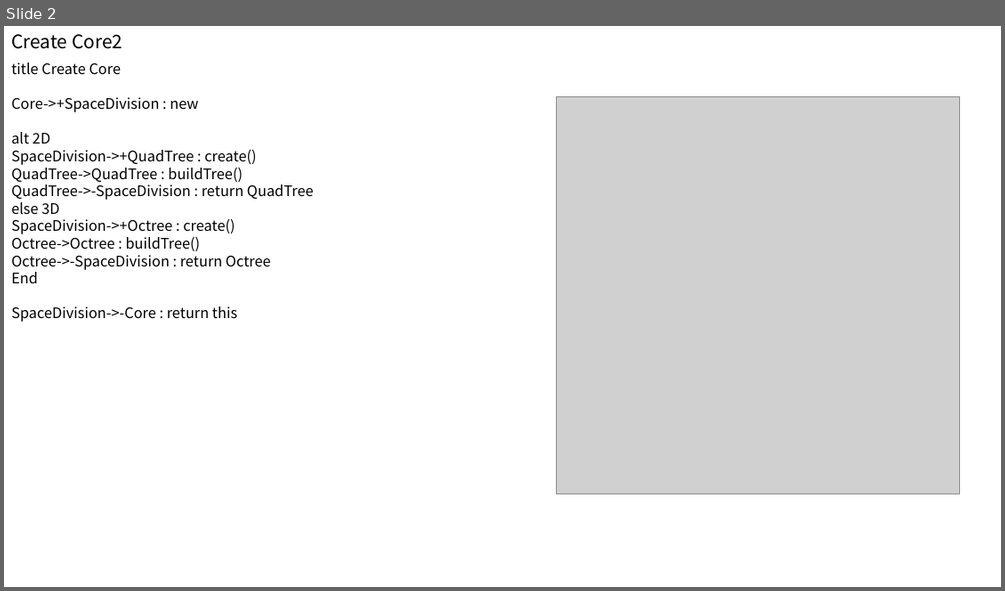
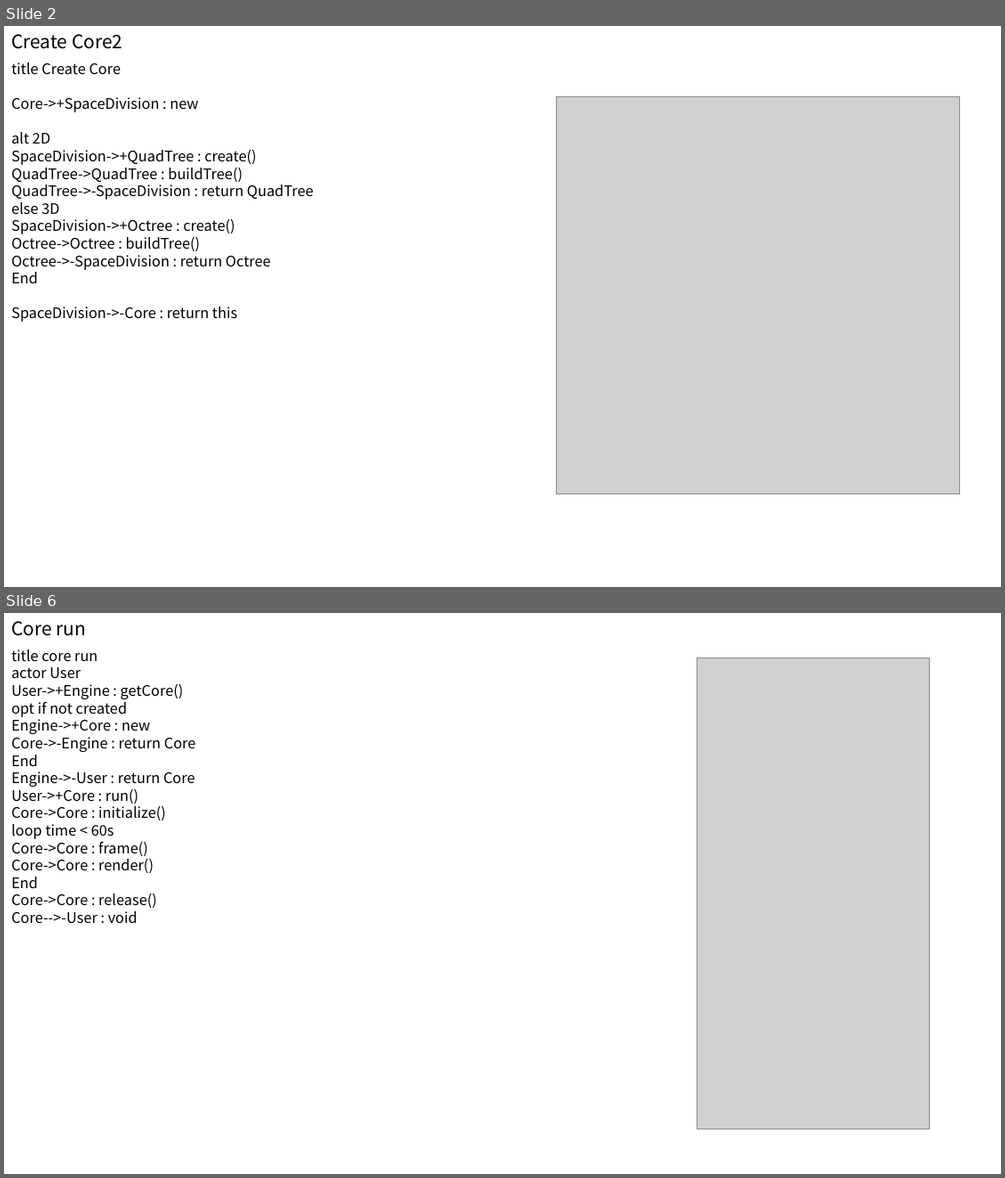
Before and after one commit to ClumsyTurtleWany/Wany_Project, a slide deck: DOC/Octree_2/Octree sequence diagram.pptx. Shown one above the other, each under a label of ours: slide 2 before the commit, slides 2 and 6 after it; the slides between them are not shown. The pictures are 1005x591 and 1005x1178 pixels, drawn with LibreOffice and Linux fonts; fonts in the diff are those of the drawing; grey boxes stand for pictures. Boxes give left, top, right and bottom in pixels: in the first picture for what was removed or moved away, otherwise in the second. Text is boxed around its words. In the diff, an @@ line names an element or a change of style, - is before the commit and + after.

```diff
--- a/DOC/Octree_2/Octree sequence diagram.pptx
+++ b/DOC/Octree_2/Octree sequence diagram.pptx
@@ slide 6 added at <box>4,613,1001,1174</box>, background #FFFFFF @@
@@ text added at <box>11,621,87,636</box>, 18 pt, text #000000 @@
+Core run
@@ text added at <box>11,649,196,924</box>, 14 pt, text #000000 @@
+title core run
+actor User
+User->+Engine : getCore()
+opt if not created
+Engine->+Core : new
+Core->-Engine : return Core
+End
+Engine->-User : return Core
+User->+Core : run()
+Core->Core : initialize()
+loop time < 60s
+Core->Core : frame()
+Core->Core : render()
+End
+Core->Core : release()
+Core-->-User : void
@@ picture added at <box>697,657,930,1128</box> @@
```
Also in this commit, not shown: 4 other slides added, 35 other files.
